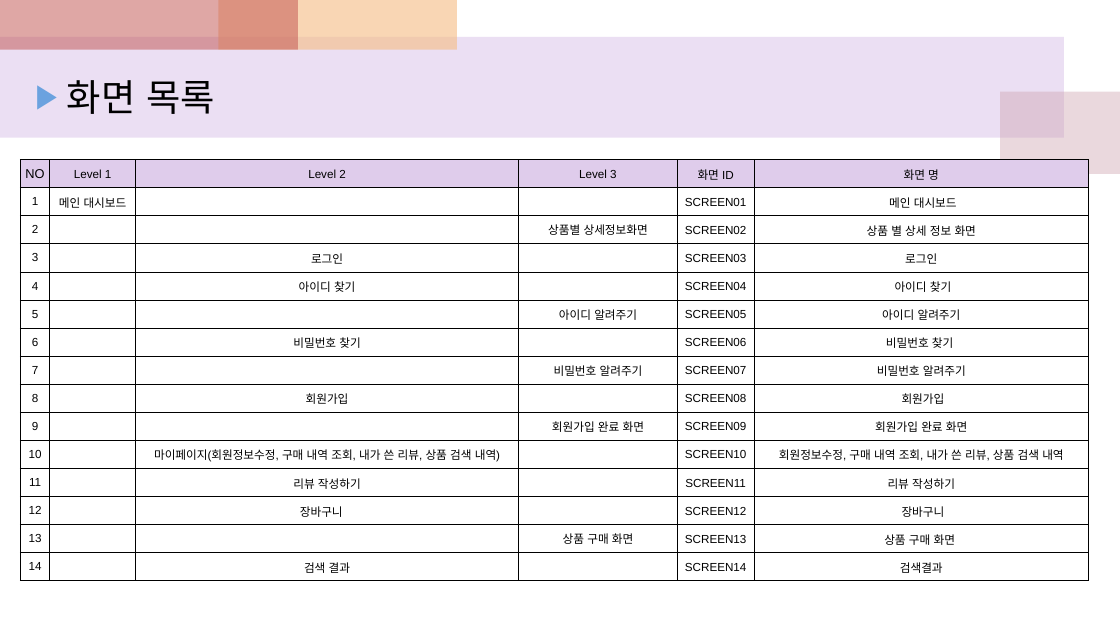
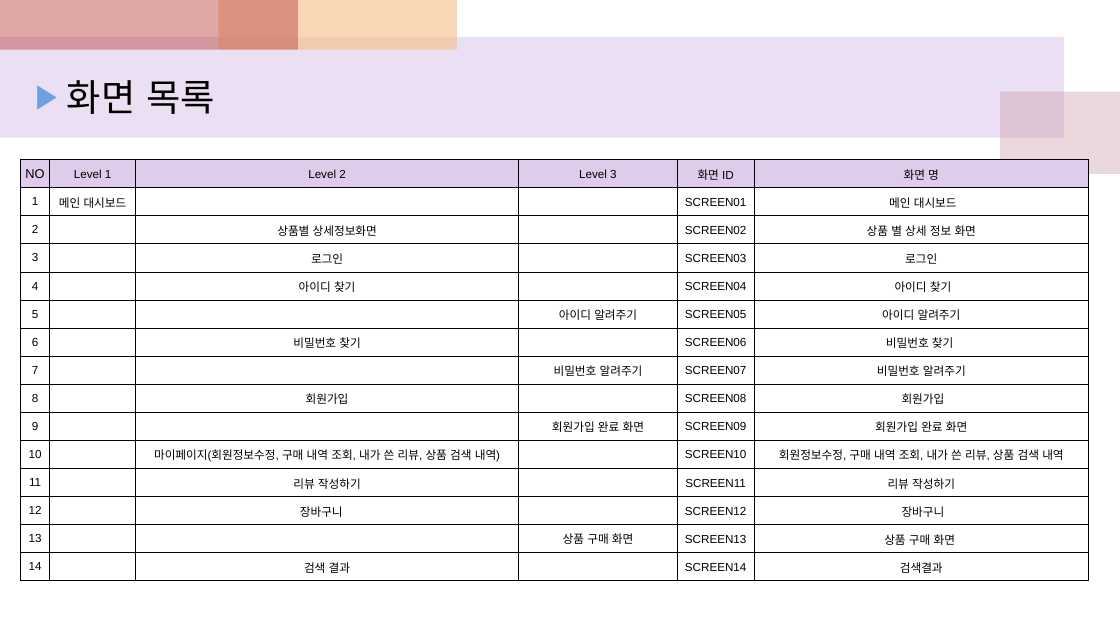
Before and after one commit to lth0813/Sprint-I, a slide deck: slide 3 of 3조 화면 정의서_rev.3_20231214.pptx. Drawn at 1120x630 pixels with LibreOffice and Linux fonts; fonts in the diff are those of the drawing. Boxes give left, top, right and bottom in pixels: in the first picture for what was removed or moved away, otherwise in the second. Text is boxed around its words. In the diff, an @@ line names an element or a change of style, - is before the commit and + after.

Commit message:
화면 정의서_rev.3_20231214.pptx

```diff
--- a/3조 화면 정의서_rev.3_20231214.pptx
+++ b/3조 화면 정의서_rev.3_20231214.pptx
@@ table at [20,160,1088,581] @@
-row 3, column 3: 
+row 3, column 3: 상품별 상세정보화면
-row 3, column 4: 상품별 상세정보화면
+row 3, column 4: 
```
